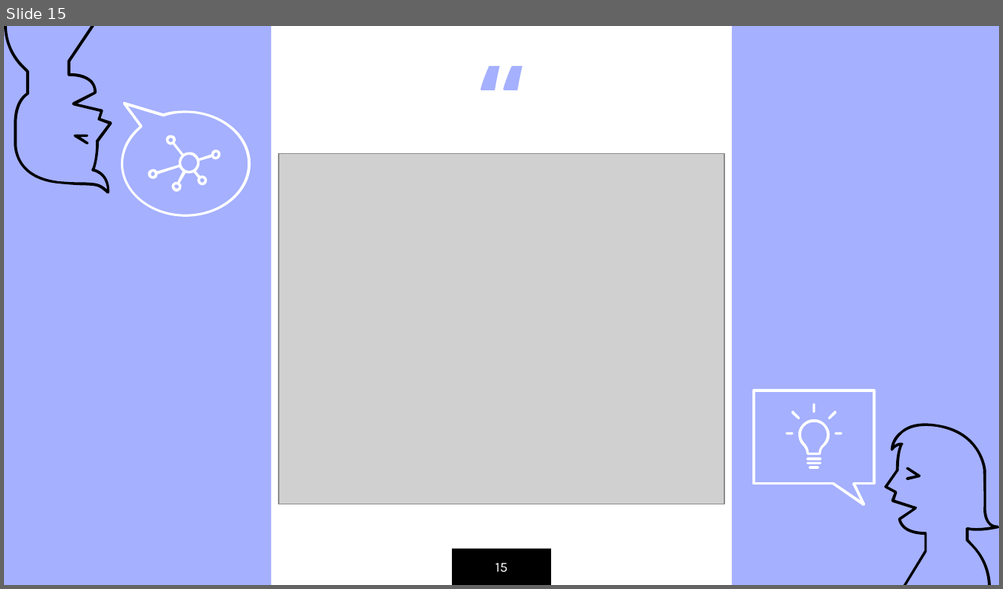
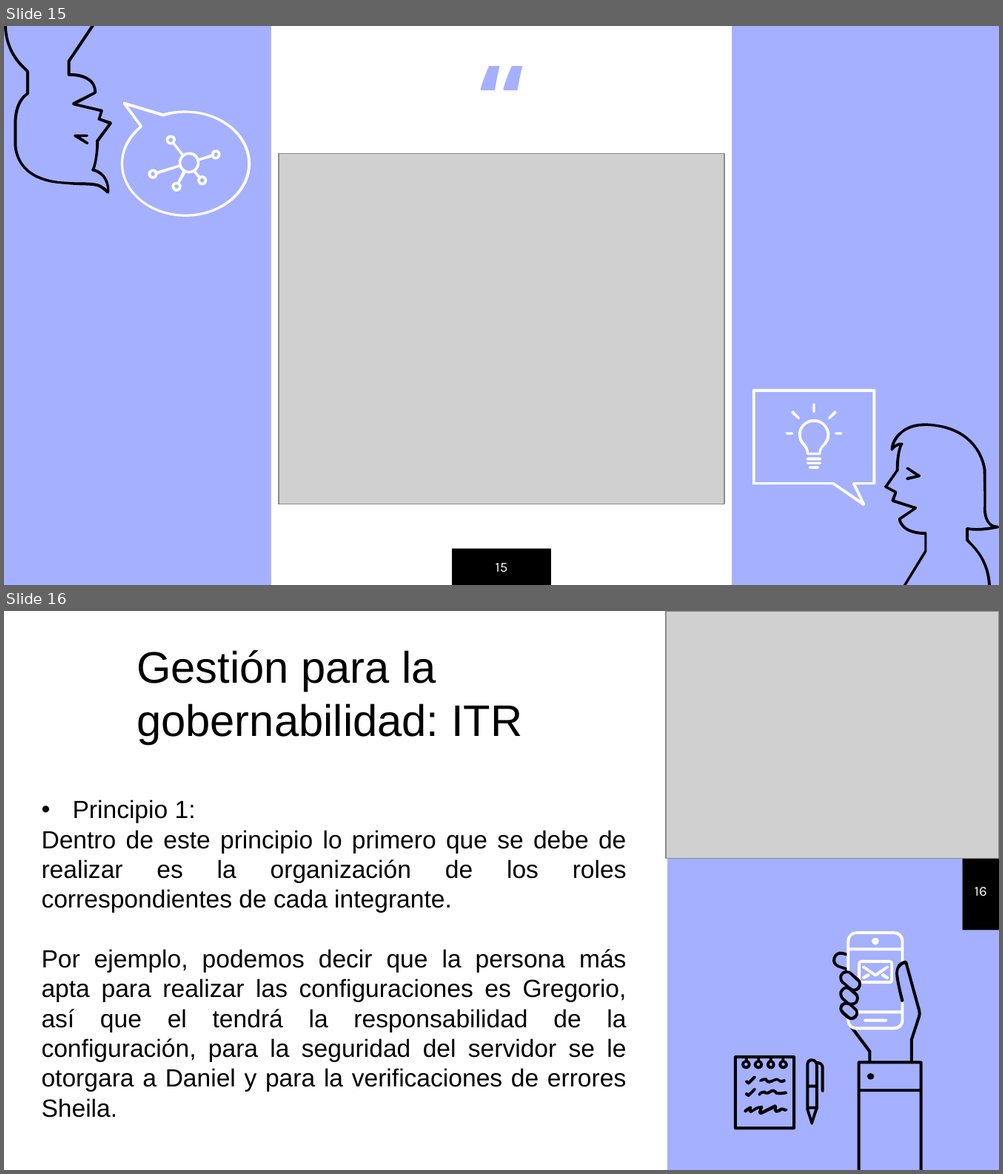
Before and after one commit to TheSkrapy/7mo-Semestre, a slide deck: 13 Modelos de negocios/Empresa Outtic.pptx. Shown one above the other, each under a label of ours: slide 15 before the commit, slides 15 and 16 after it. The pictures are 1003x589 and 1003x1174 pixels, drawn with LibreOffice and Linux fonts; fonts in the diff are those of the drawing; grey boxes stand for pictures. Boxes give left, top, right and bottom in pixels: in the first picture for what was removed or moved away, otherwise in the second. Text is boxed around its words. In the diff, an @@ line names an element or a change of style, - is before the commit and + after.

```diff
--- a/13 Modelos de negocios/Empresa Outtic.pptx
+++ b/13 Modelos de negocios/Empresa Outtic.pptx
@@ slide 16 added at [4, 611, 999, 1170], background #A5B0FE @@
@@ rectangle added at [4, 611, 667, 1170], fill #FFFFFF @@
@@ picture added at [666, 611, 999, 859] @@
@@ freeform shape added at [701, 611, 785, 768], fill #000000 @@
@@ text added at [136, 650, 522, 744], 32 pt, text #000000 @@
+Gestión para la gobernabilidad: ITR
@@ freeform shape added at [701, 736, 860, 859], fill #FFFFFF @@
@@ text added at [42, 800, 626, 1118], 18 pt, text #000000 @@
+• Principio 1:
+Dentro de este principio lo primero que se debe de realizar es la organización de los roles correspondientes de cada integrante.
+Por ejemplo, podemos decir que la persona más apta para realizar las configuraciones es Gregorio, así que el tendrá la responsabilidad de la configuración, para la seguridad del servidor se le otorgara a Daniel y para la verificaciones de errores Sheila.
@@ rectangle added at [962, 851, 999, 931], fill #000000 @@
@@ page number added at [974, 887, 987, 897], 10 pt, text #FFFFFF @@
+16
@@ group added at [734, 931, 922, 1170]: 18 freeform shapes @@
```
Also in this commit, not shown: 4 other slides added, 2 other files.
